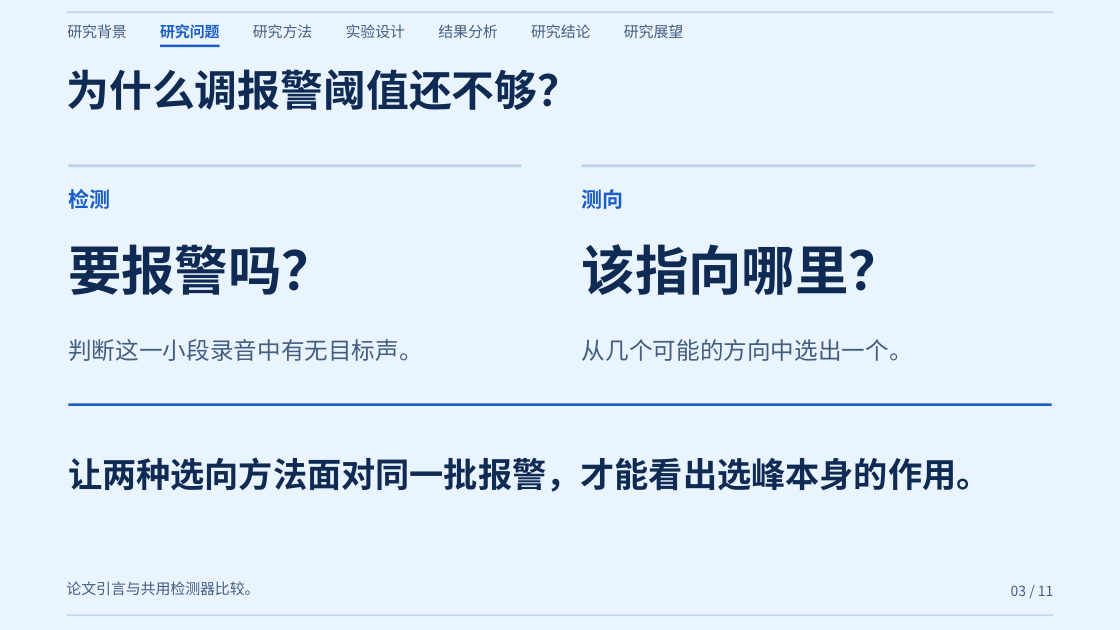
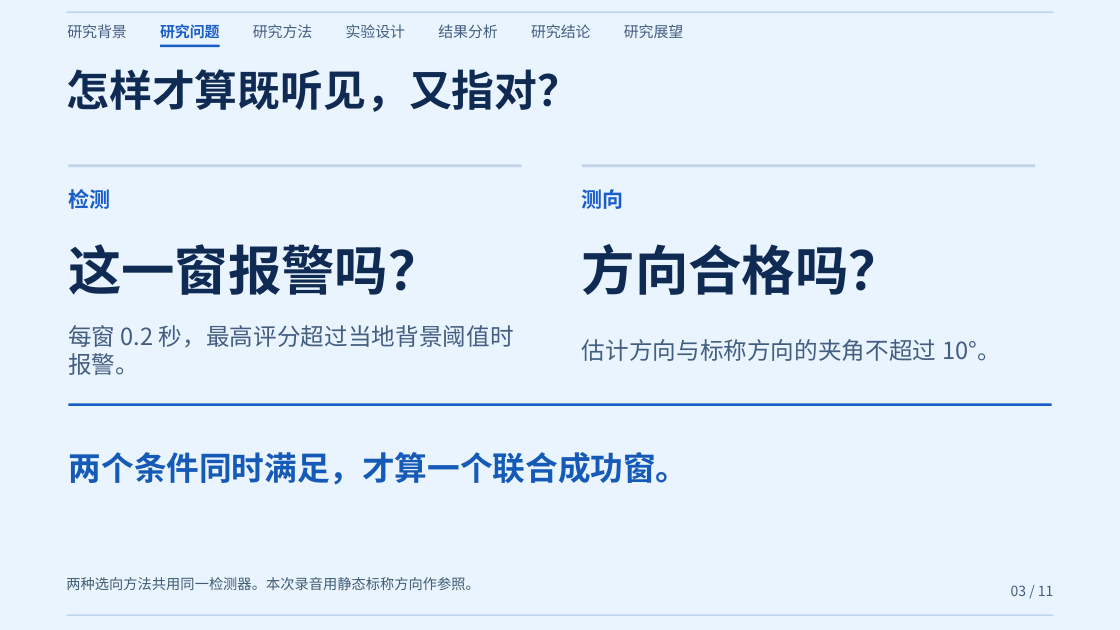
Before and after one commit to coffeeeeffoc/uav-acoustic-detection-localization, a slide deck: slide 3 of paper/公开演讲/01 精简版.pptx. Drawn at 1120x630 pixels with LibreOffice and Linux fonts; fonts in the diff are those of the drawing. Boxes give left, top, right and bottom in pixels: in the first picture for what was removed or moved away, otherwise in the second. Text is boxed around its words. In the diff, an @@ line names an element or a change of style, - is before the commit and + after.

Commit message:
完善公开演讲动画，新增突出方法贡献与基线对比的研究汇报版

```diff
--- a/paper/公开演讲/01 精简版.pptx
+++ b/paper/公开演讲/01 精简版.pptx
@@ text at (67,69,581,112): text changed @@
-为什么调报警阈值还不够？
+怎样才算既听见，又指对？
@@ text at (68,244,441,295): text changed @@
-要报警吗？
+这一窗报警吗？
@@ text at (582,244,902,295): text changed @@
-该指向哪里？
+方向合格吗？
@@ text at (68,325,514,375): text changed @@
-判断这一小段录音中有无目标声。
+每窗 0.2 秒，最高评分超过当地背景阈值时报警。
@@ text at (582,339,1001,361): text changed @@
-从几个可能的方向中选出一个。
+估计方向与标称方向的夹角不超过 10°。
@@ text at (69,452,689,485): text changed; size 29.2 to 28 pt; text colour #102B53 to #155AB6 @@
-让两种选向方法面对同一批报警，才能看出选峰本身的作用。
+两个条件同时满足，才算一个联合成功窗。
@@ text at (66,577,479,590): text changed; size 12.8 to 12.2 pt; text colour #435E80 to #405D73 @@
-论文引言与共用检测器比较。
+两种选向方法共用同一检测器。本次录音用静态标称方向作参照。
```
Also in this commit, not shown: 8 other slides changed, 6 other files.
